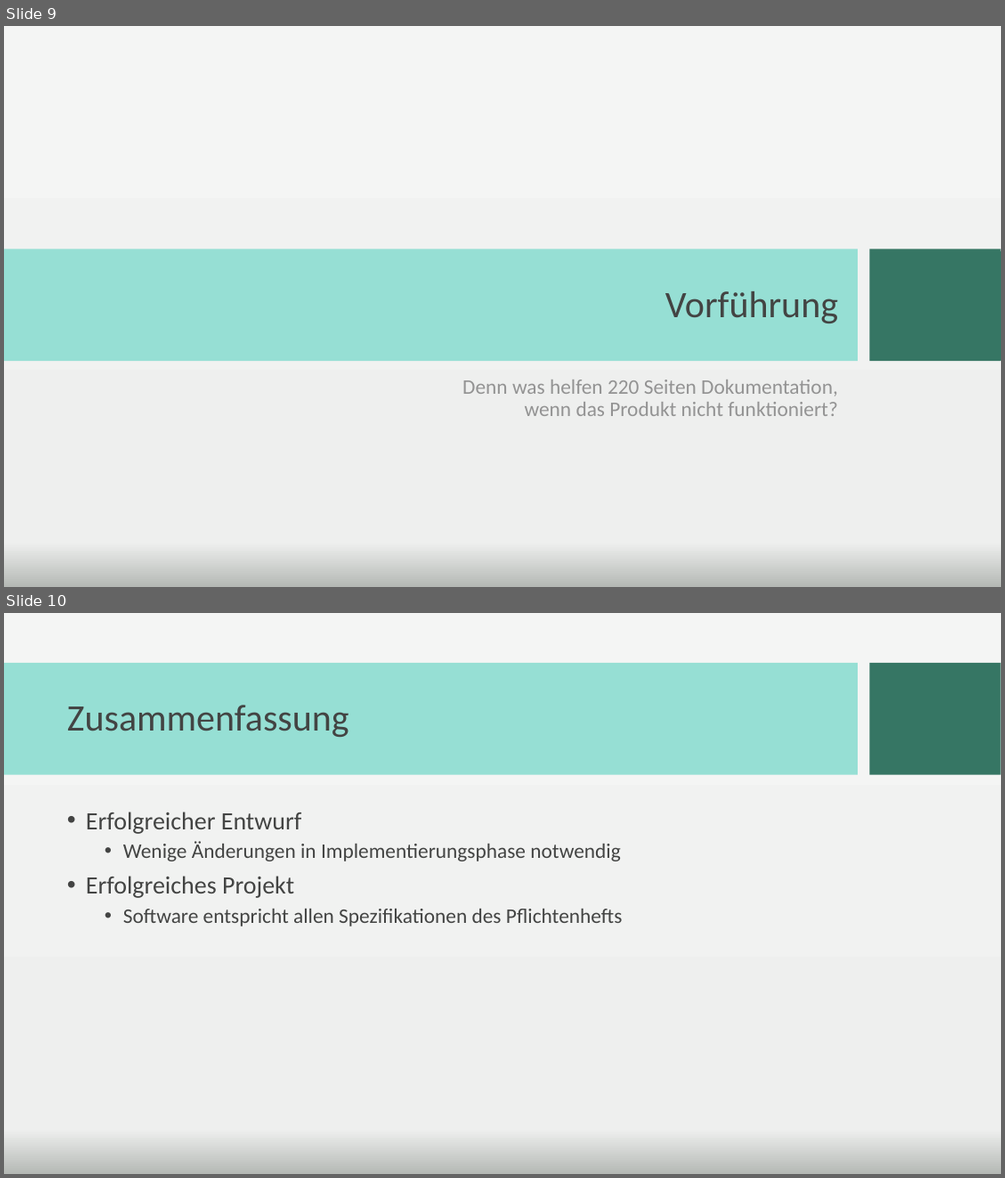
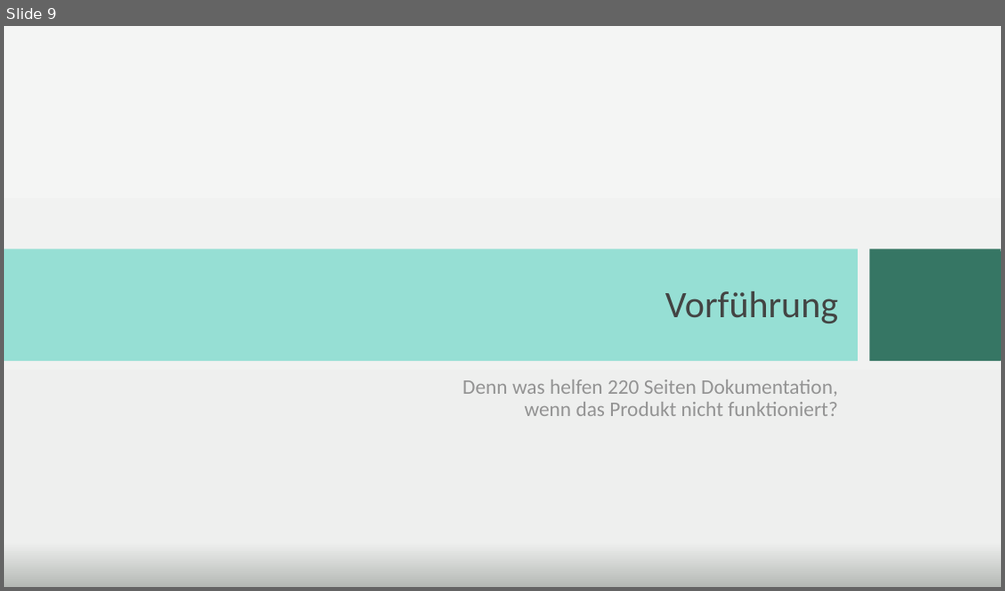
Before and after one commit to PSE-WS1617-IPD-Workflow/PSE_WS1617_IPD_Boehm_Studienplan, a slide deck: Abschlusspräsentation/Praesentation_newdesign.pptx. Shown one above the other, each under a label of ours: slides 9 and 10 before the commit, slide 9 after it. The pictures are 1005x1178 and 1005x591 pixels, drawn with LibreOffice and Linux fonts; fonts in the diff are those of the drawing; background and template pictures are left out. Boxes give left, top, right and bottom in pixels: in the first picture for what was removed or moved away, otherwise in the second. Text is boxed around its words. In the diff, an @@ line names an element or a change of style, - is before the commit and + after.

Commit message:
Presentation changes

```diff
--- a/Abschlusspräsentation/Praesentation_newdesign.pptx
+++ b/Abschlusspräsentation/Praesentation_newdesign.pptx
@@ slide 10 removed at [4,613,1001,1174], background picture (left out) @@
@@ rectangle removed at [4,663,858,775] @@
@@ rectangle removed at [870,663,1001,775] @@
@@ title removed at [67,705,349,737] @@
-Zusammenfassung
@@ text removed at [86,811,623,926] @@
-• Erfolgreicher Entwurf
-  • Wenige Änderungen in Implementierungsphase notwendig
-• Erfolgreiches Projekt
-  • Software entspricht allen Spezifikationen des Pflichtenhefts
```
Also in this commit, not shown: 1 slide changed, 1 slide added.
